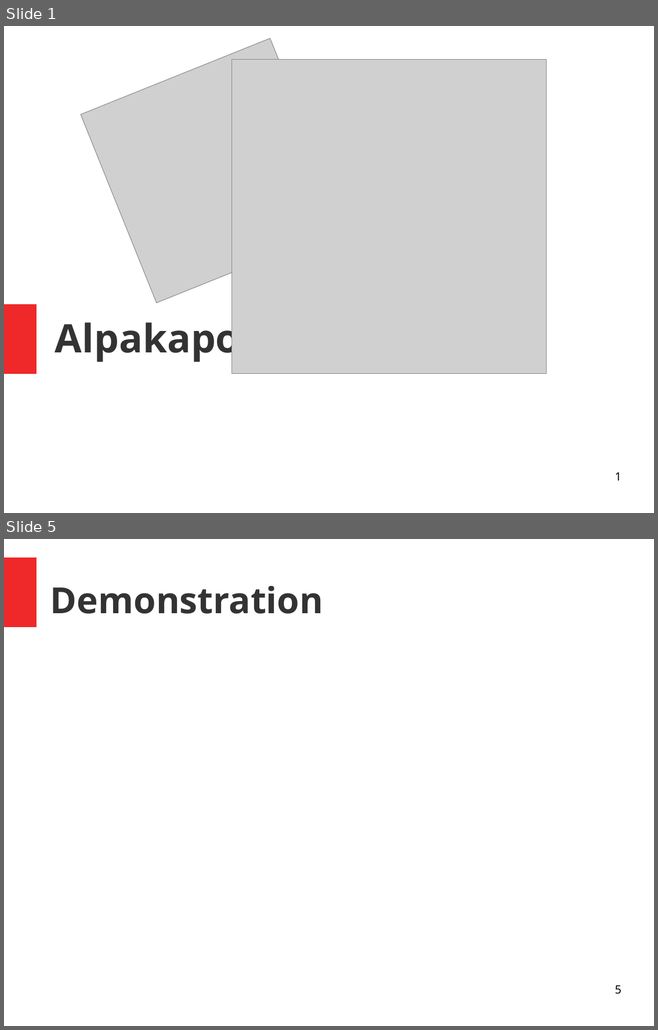
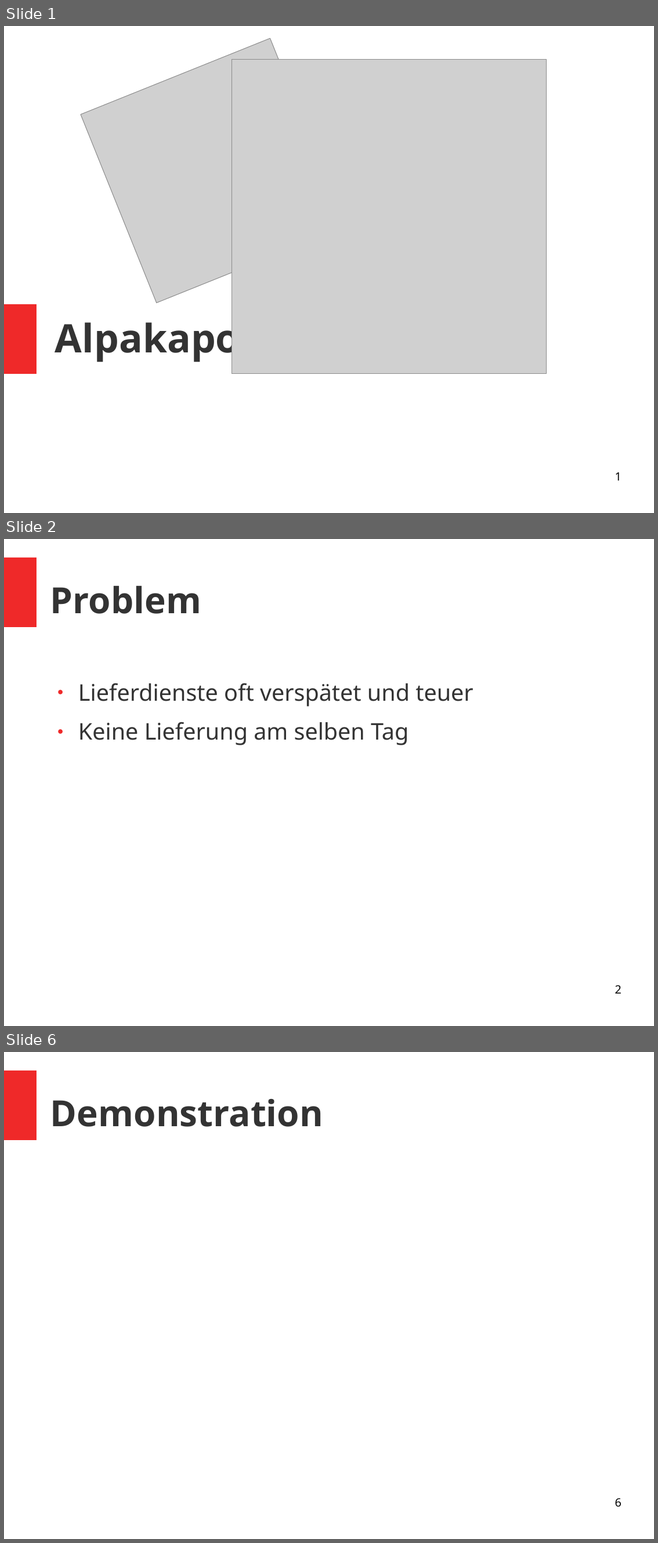
Before and after one commit to Jugendhackt/alpakapost-backend, a slide deck: prezi.odp. Shown one above the other, each under a label of ours: slides 1 and 5 before the commit, slides 1, 2 and 6 after it; the slides between them are not shown. The pictures are 658x1030 and 658x1543 pixels, drawn with LibreOffice and Linux fonts; fonts in the diff are those of the drawing; grey boxes stand for pictures. Boxes give left, top, right and bottom in pixels: in the first picture for what was removed or moved away, otherwise in the second. Text is boxed around its words. In the diff, an @@ line names an element or a change of style, - is before the commit and + after.

```diff
--- a/prezi.odp
+++ b/prezi.odp
@@ slide 2 added at (4, 539, 654, 1026), background #FFFFFF; not listed: 1 template element that a slide beside it also shows @@
@@ title added at (50, 586, 201, 614), 44 pt, text #333333, bold @@
+Problem
@@ text added at (78, 683, 473, 745), 28 pt, text #333333 @@
+● Lieferdienste oft verspätet und teuer
+● Keine Lieferung am selben Tag
@@ page number added at (615, 985, 621, 994), 14 pt, text #000000 @@
+2
@@ what was slide 5 is now slide 6 @@
@@ page number at (615, 1498, 621, 1507): text changed @@
-5
+6
```
Also in this commit, not shown: 3 slides changed.
